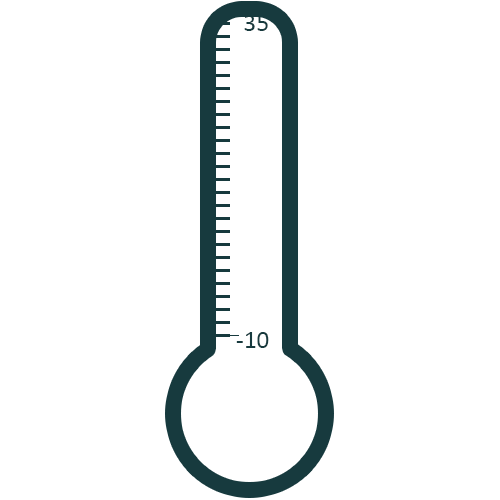
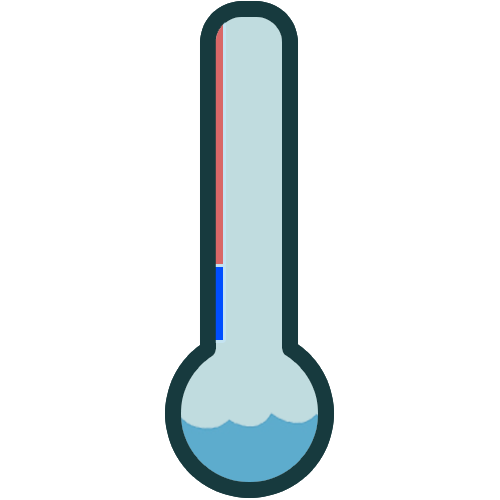
Layered file, before and after one edit (500×500). Changes by layer:
hid "35" over [244, 17, 268, 31]
hid "-10" over [236, 332, 269, 348]
hid "Rektangel 3", painted on it over [215, 20, 239, 338]
hid "Rektangel 2" over [215, 22, 230, 337]
added layer "Grupp 2 kopia" in group "Termomeer" over [165, 1, 334, 498]
added layer "Rektangel 1 kopia" in group "Termomeer" over [215, 267, 223, 340]
showed "Rektangel 1", painted on it over [165, 24, 324, 498]
added layer "Lager 5" in group "Termomeer" over [165, 411, 334, 498]
added layer "Ellips 2 kopia 3" in group "Termomeer" over [165, 9, 334, 490]
